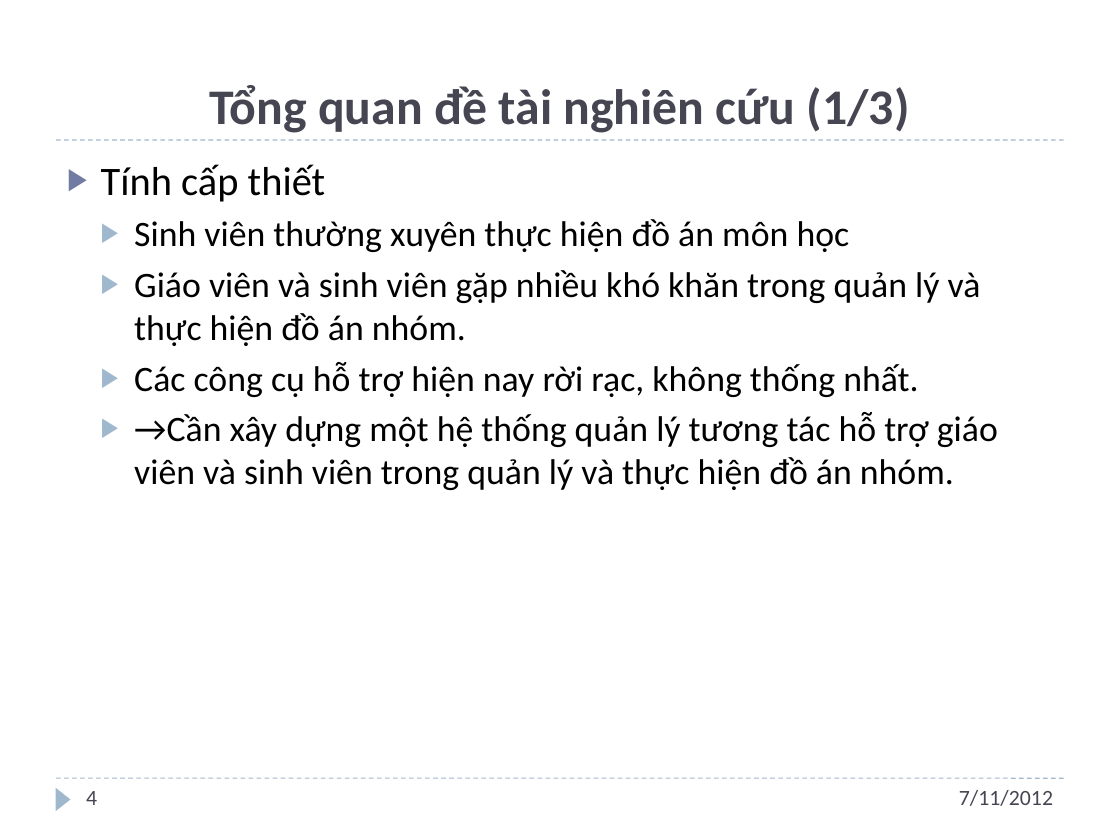
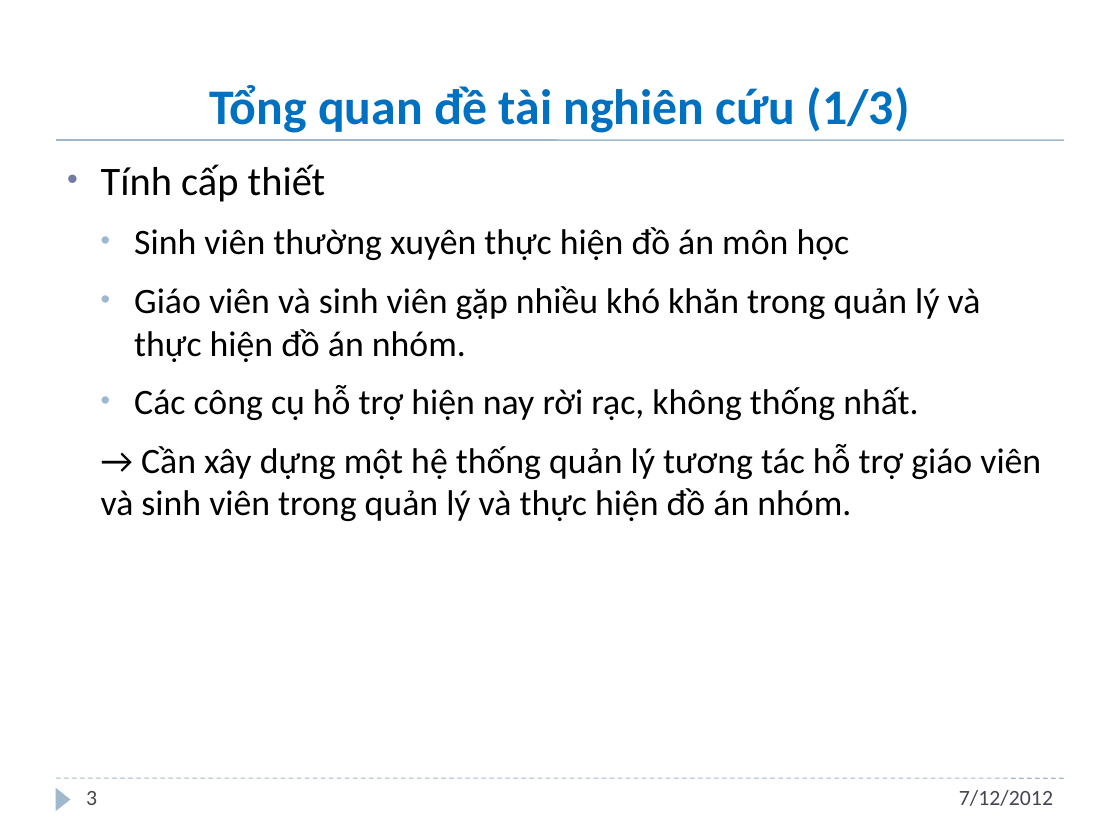
Before and after one commit to andungtra/he-thong-quan-ly-tuong-tac, a slide deck: slide 3 of Report/ppt/Presentation.pptx (slide 4 before the commit). Drawn at 1120x840 pixels with LibreOffice and Linux fonts; fonts in the diff are those of the drawing; background and template pictures are left out. Boxes give left, top, right and bottom in pixels: in the first picture for what was removed or moved away, otherwise in the second. Text is boxed around its words. In the diff, an @@ line names an element or a change of style, - is before the commit and + after.

```diff
--- a/Report/ppt/Presentation.pptx
+++ b/Report/ppt/Presentation.pptx
@@ title "Tổng quan đề tài nghiên ..." at (x1=209, y1=85, x2=910, y2=133): text colour #464653 to #0070C0 @@
@@ line (56, 140) - (1064, 140): stroke #9FB8CD 0.75 pt dashed to #9FB8CD 1 pt @@
@@ text at (x1=101, y1=164, x2=981, y2=420): bullet ▶ to •; more space between paragraphs @@
@@ text at (x1=101, y1=444, x2=1041, y2=521): text changed @@
-  ▶ →Cần xây dựng một hệ thống quản lý tương tác hỗ trợ giáo viên và sinh viên trong quản lý và thực hiện đồ án nhóm.
+  → Cần xây dựng một hệ thống quản lý tương tác hỗ trợ giáo viên và sinh viên trong quản lý và thực hiện đồ án nhóm.
@@ page number at (x1=86, y1=791, x2=97, y2=805): text changed @@
-4
+3
@@ text at (x1=959, y1=790, x2=1053, y2=806): text changed @@
-7/11/2012
+7/12/2012
```
Also in this commit, not shown: 30 other slides changed, 13 slides added, 2 slides removed.
